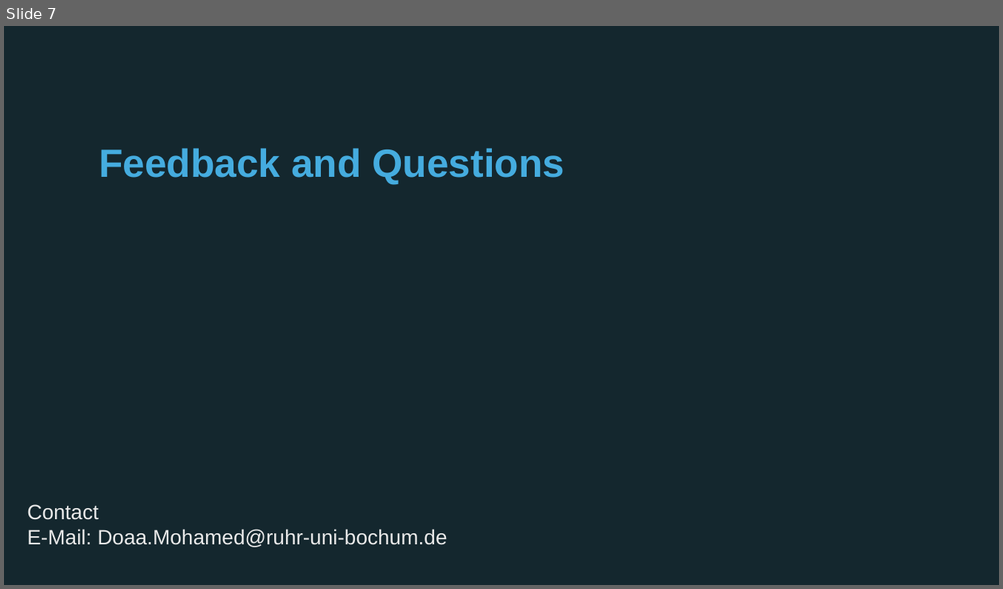
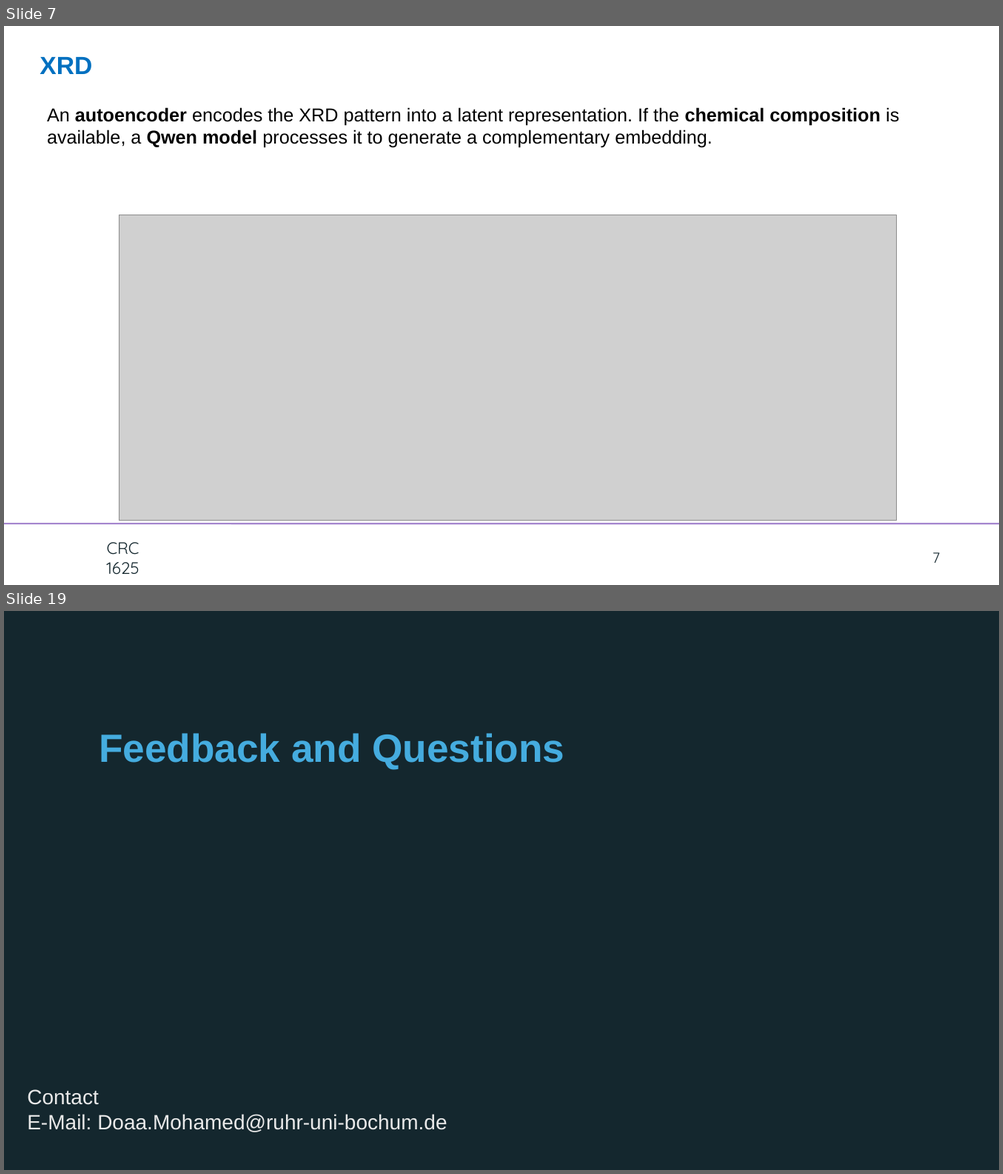
Before and after one commit to doaa1012/virtual_electrochemist, a slide deck: Meeting.pptx. Shown one above the other, each under a label of ours: slide 7 before the commit, slides 7 and 19 after it; the slides between them are not shown. The pictures are 1003x589 and 1003x1174 pixels, drawn with LibreOffice and Linux fonts; fonts in the diff are those of the drawing; grey boxes stand for pictures; background and template pictures are left out. Boxes give left, top, right and bottom in pixels: in the first picture for what was removed or moved away, otherwise in the second. Text is boxed around its words. In the diff, an @@ line names an element or a change of style, - is before the commit and + after.

```diff
--- a/Meeting.pptx
+++ b/Meeting.pptx
@@ slide 7 added at [4,26,999,585], background #FFFFFF; not listed: 1 template element that a slide beside it also shows @@
@@ text added at [40,57,92,74], 24 pt, text #0070C0, bold @@
+XRD
@@ text added at [47,107,899,148], 18 pt, text #000000 @@
+An autoencoder encodes the XRD pattern into a latent representation. If the chemical composition is available, a Qwen model processes it to generate a complementary embedding.
@@ picture added at [119,215,896,520] @@
@@ text added at [106,543,139,574], 16 pt, text #14272E @@
+CRC
+1625
@@ page number added at [932,553,939,563], 14 pt, text #14272E @@
+7
@@ what was slide 7 is now slide 19 @@
```
Also in this commit, not shown: 11 other slides added, 37 other files.
